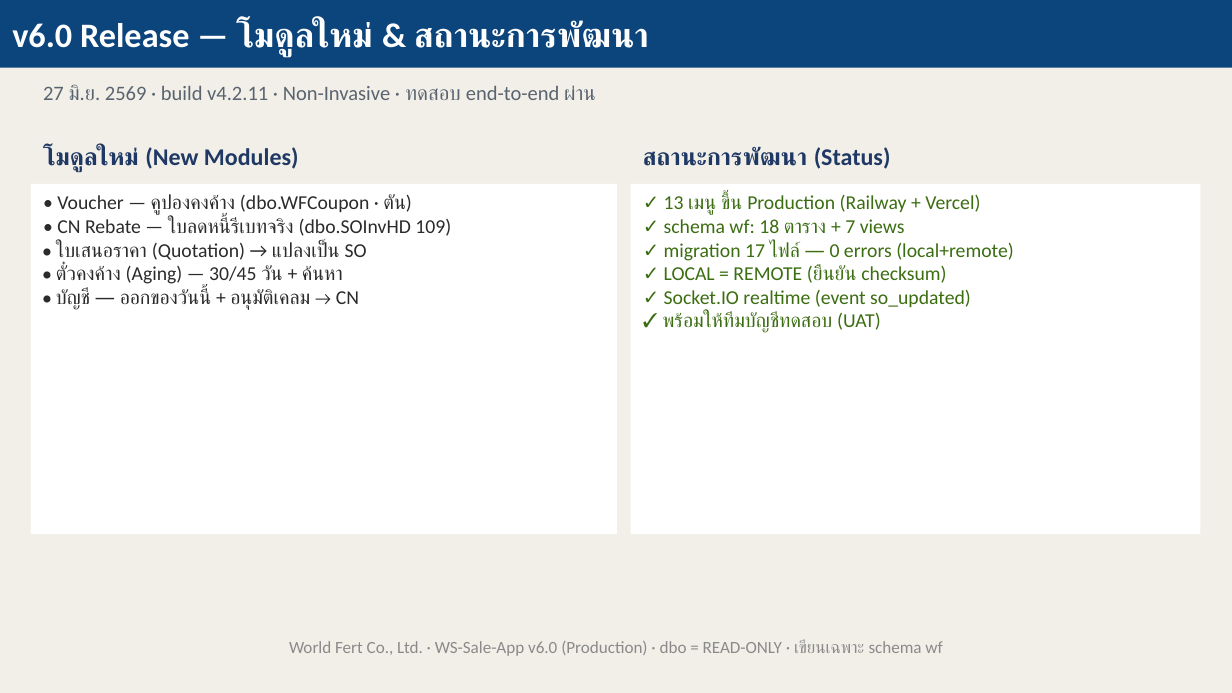
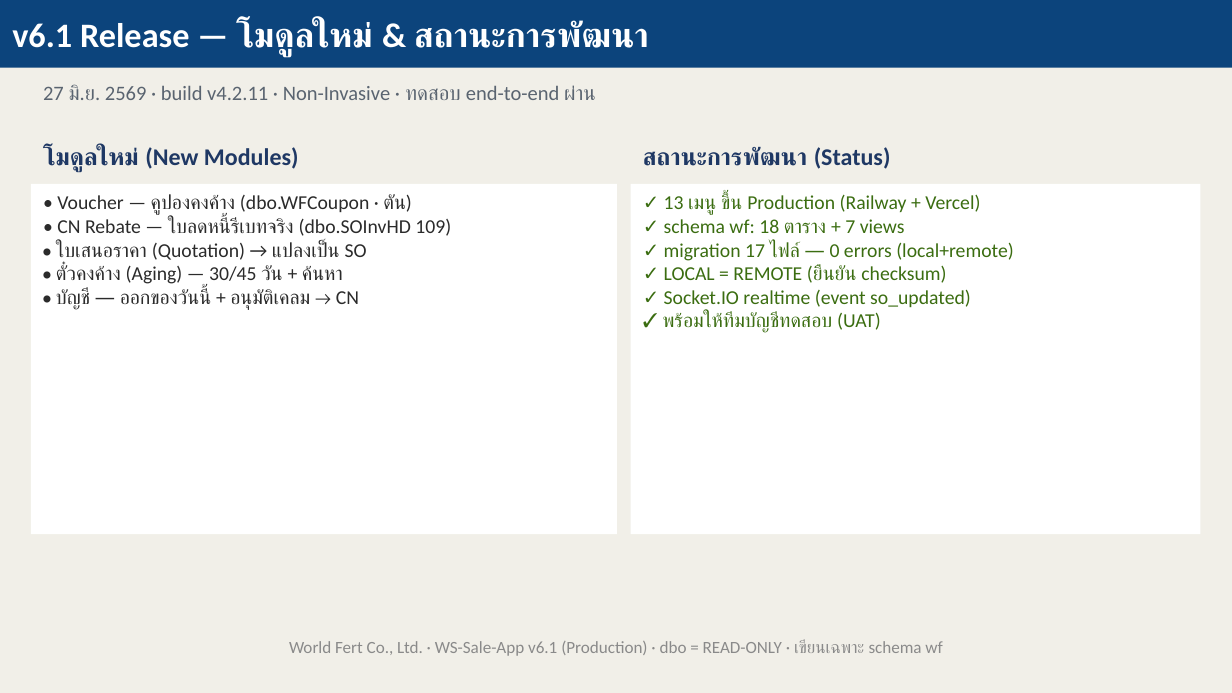
Before and after one commit to thirayume/winspeed-connect, a slide deck: slide 14 of refs/WorldFert_Presentation_v6.pptx. Drawn at 1232x693 pixels with LibreOffice and Linux fonts; fonts in the diff are those of the drawing. Boxes give left, top, right and bottom in pixels: in the first picture for what was removed or moved away, otherwise in the second. Text is boxed around its words. In the diff, an @@ line names an element or a change of style, - is before the commit and + after.

```diff
--- a/refs/WorldFert_Presentation_v6.pptx
+++ b/refs/WorldFert_Presentation_v6.pptx
@@ text in rectangle at <box>12,21,648,57</box>: text changed @@
-v6.0 Release — โมดูลใหม่ & สถานะการพัฒนา
+v6.1 Release — โมดูลใหม่ & สถานะการพัฒนา
@@ text at <box>289,640,942,656</box>: text changed @@
-World Fert Co., Ltd. · WS-Sale-App v6.0 (Production) · dbo = READ-ONLY · เขียนเฉพาะ schema wf
+World Fert Co., Ltd. · WS-Sale-App v6.1 (Production) · dbo = READ-ONLY · เขียนเฉพาะ schema wf
```
Also in this commit, not shown: 4 other slides changed, 1 slide added, 2 other files.
